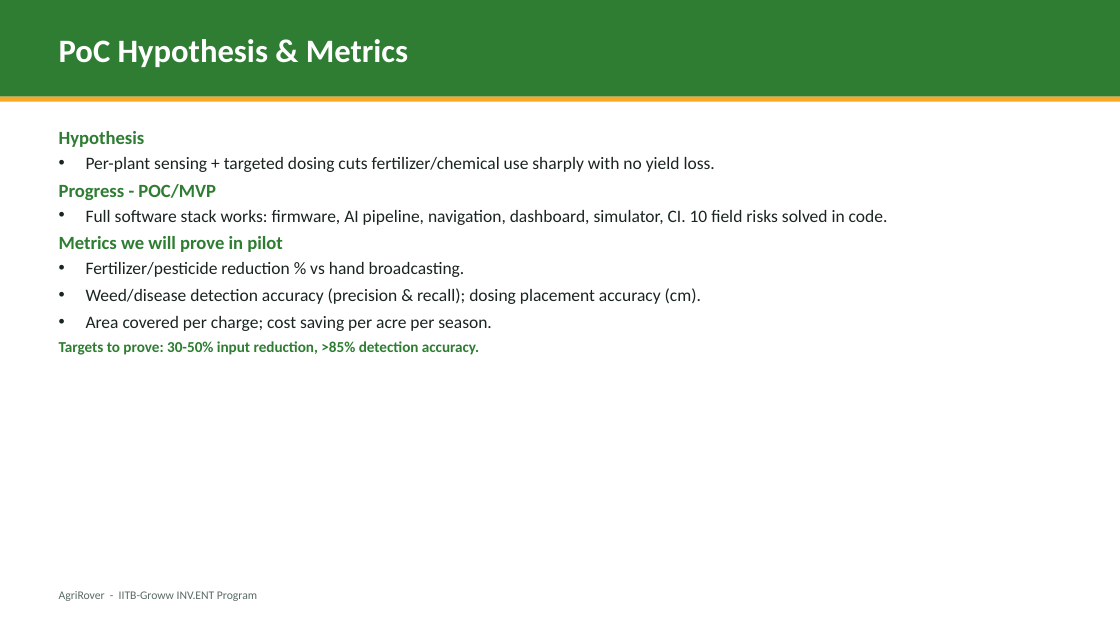
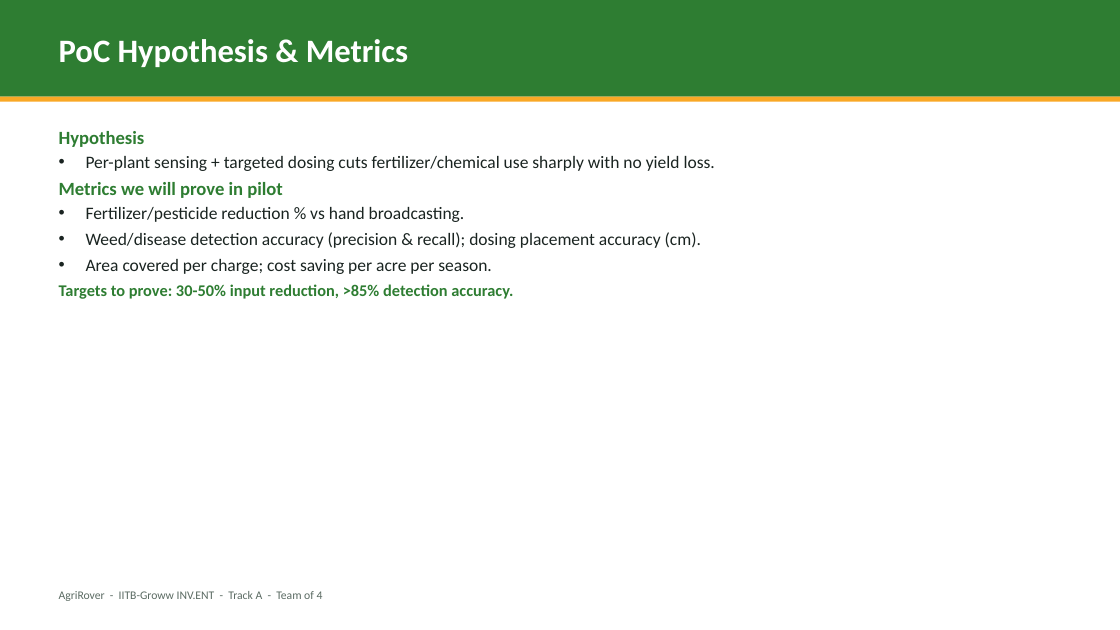
Before and after one commit to aman123825/agrobot, a slide deck: slide 5 of AgriRover_Pitch.pptx (slide 4 before the commit). Drawn at 1120x630 pixels with LibreOffice and Linux fonts; fonts in the diff are those of the drawing. Boxes give left, top, right and bottom in pixels: in the first picture for what was removed or moved away, otherwise in the second. Text is boxed around its words. In the diff, an @@ line names an element or a change of style, - is before the commit and + after.

Commit message:
Expand deck: add 'What we've built' traction slide, team-of-4, real costed BOM budget

```diff
--- a/AgriRover_Pitch.pptx
+++ b/AgriRover_Pitch.pptx
@@ text "Hypothesis" at [59,131,715,299]: size 13 to 14 pt in "Targets to prove: 30-50% input reduction, >85% ..." @@
@@ text at [59,184,888,225]: paragraphs removed @@
-Progress - POC/MVP
-• Full software stack works: firmware, AI pipeline, navigation, dashboard, simulator, CI. 10 field risks solved in code.
@@ text at [59,591,323,601]: text changed @@
-AgriRover - IITB-Groww INV.ENT Program
+AgriRover - IITB-Groww INV.ENT - Track A - Team of 4
```
Also in this commit, not shown: 4 other slides changed, 3 slides added, 2 slides removed.
